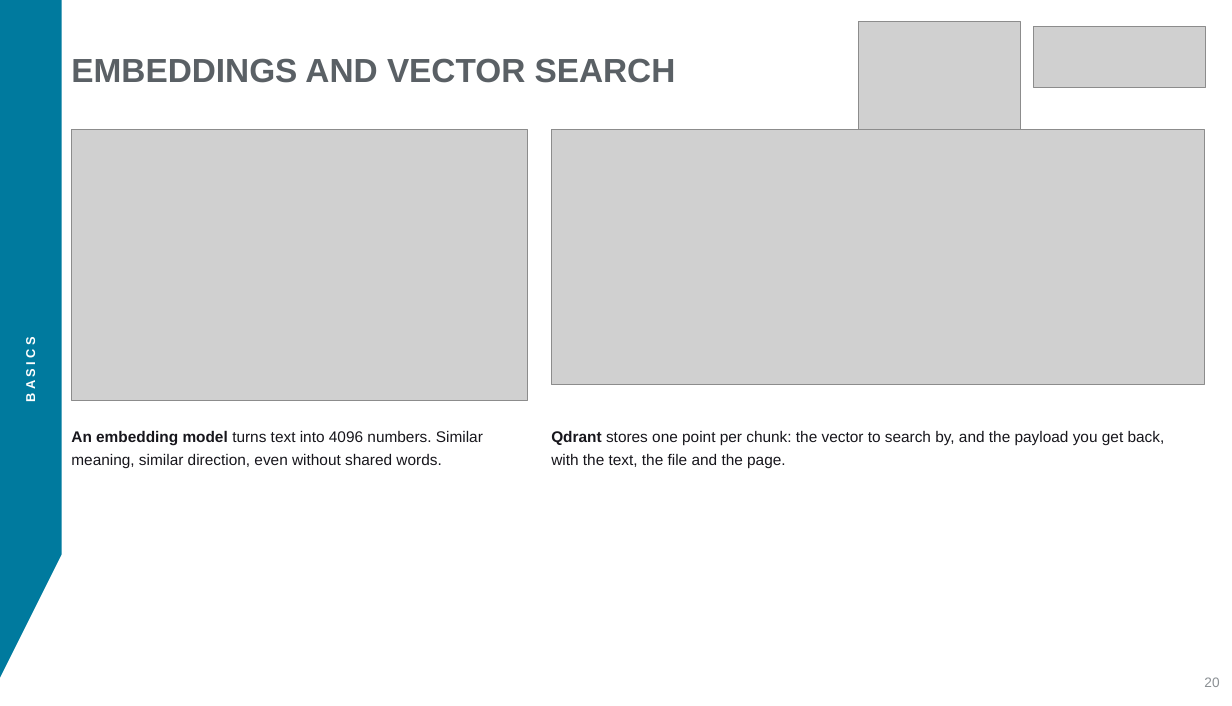
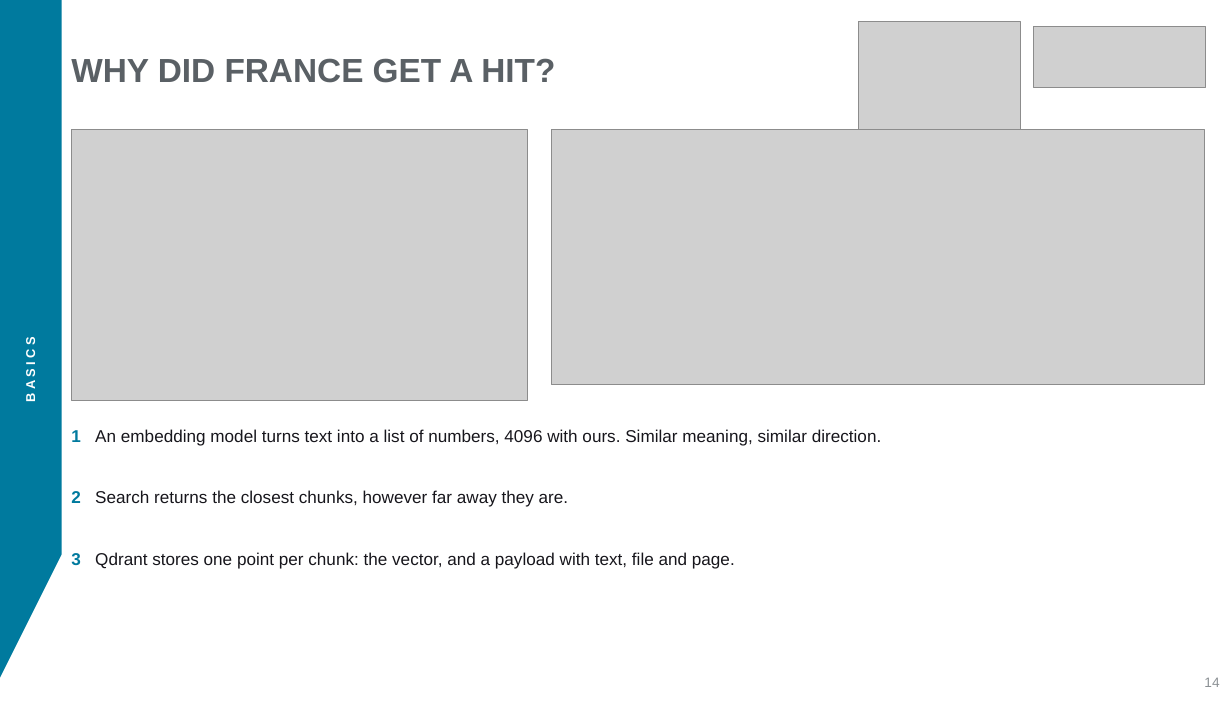
Before and after one commit to aihpi/workshop-rag-basics, a slide deck: slide 14 of workshop/slides/rag-workshop.pptx (slide 20 before the commit). Drawn at 1232x706 pixels with LibreOffice and Linux fonts; fonts in the diff are those of the drawing; grey boxes stand for pictures. Boxes give left, top, right and bottom in pixels: in the first picture for what was removed or moved away, otherwise in the second. Text is boxed around its words. In the diff, an @@ line names an element or a change of style, - is before the commit and + after.

```diff
--- a/workshop/slides/rag-workshop.pptx
+++ b/workshop/slides/rag-workshop.pptx
@@ text at box(71, 58, 555, 83): text changed @@
-EMBEDDINGS AND VECTOR SEARCH
+WHY DID FRANCE GET A HIT?
@@ text at box(71, 429, 881, 446): text changed; size 18 to 20 pt @@
-An embedding model turns text into 4096 numbers. Similar meaning, similar direction, even without shared words.
+1 An embedding model turns text into a list of numbers, 4096 with ours. Similar meaning, similar direction.
@@ text added at box(71, 490, 568, 507), 20 pt, text #17161C @@
+2 Search returns the closest chunks, however far away they are.
@@ text at box(71, 552, 735, 569): text changed; size 18 to 20 pt @@
-Qdrant stores one point per chunk: the vector to search by, and the payload you get back, with the text, the file and the page.
+3 Qdrant stores one point per chunk: the vector, and a payload with text, file and page.
@@ text at box(1204, 677, 1219, 687): text changed @@
-20
+14
```
Also in this commit, not shown: 21 other slides changed, 6 slides added, 4 slides removed, 11 other files.
